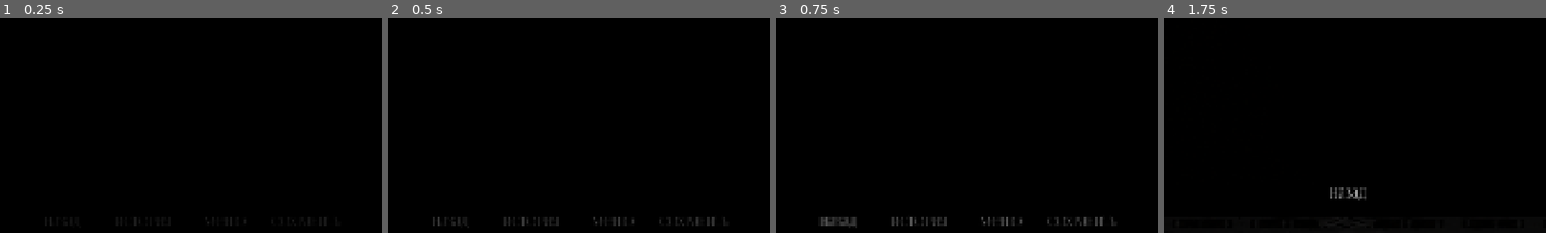
Above: before the commit, frames 1-4 (left to right).
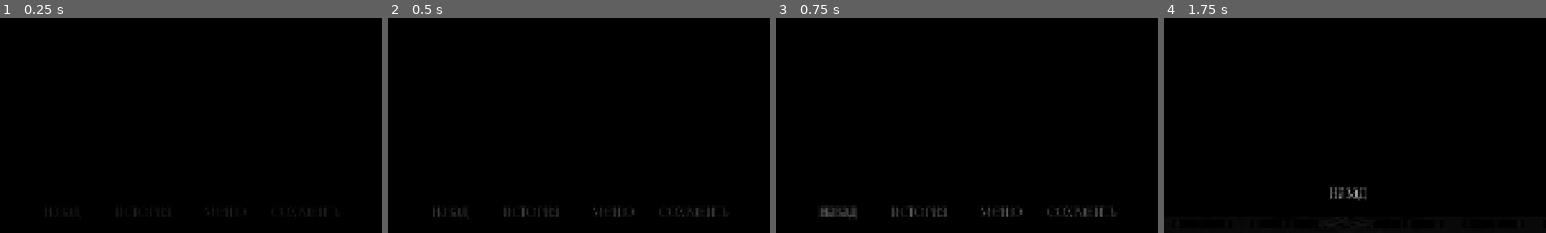
Above: after the commit, the same moments.

Repository: RolicsVin/vow
Game: Godot game, scene res://scenes/test.tscn
The game is run twice, just before and just after one commit, with the same random seed, the same clock (stepped at 60 frames per second) and the same inputs. This scene is started directly instead of the project's main scene.
Inputs:
- Up to frame 1 (0.25 s): no input
- Up to frame 2 (0.5 s): no input
- Up to frame 3 (0.75 s): click "Назад" at 0.5 s
- Up to frame 4 (1.75 s): click "История" at 1.25 s
The pictures show only the part of the screen within x 26-76%, y 50-100%; the shares and areas given below are measured in that part.

The runs differ from the first frame. In frame 1, 0.2% of the frame differs, in the area x 13-86%, y 88-97%; in frame 2, 1.3%; in frame 3, 2.0%, in the area x 11-89%, y 87-98%; in frame 4, nothing differs.
Error before the commit: Parse Error: Not all code paths return a value. (res://godo_visual_novel/core/classes/chat.gd:222)

Commit message:
Сохранить исходные публичные сигнатуры классов

Diff:
--- a/godo_visual_novel/core/classes/chat.gd
+++ b/godo_visual_novel/core/classes/chat.gd
@@ -168,7 +168,7 @@
 	_start_dialog(get_linear_dialog(dialog_name), idx, true)
 
 
-func load_linear_dialog_in_libriary(linear_dialog: LinearDialog) -> void:
+func load_linear_dialog_in_libriary(linear_dialog: LinearDialog):
 	if not linear_dialog:
 		push_warning('[Chat] Не удалось добавить диалог: ресурс LinearDialog отсутствует')
 		return
@@ -219,7 +219,7 @@
 	return dialog_tree
 
 
-func get_linear_dialog(dialog_name: String) -> LinearDialog:
+func get_linear_dialog(dialog_name: String):
 	for linear_dialog in dialog_tree:
 		if not linear_dialog:
 			continue
@@ -431,7 +431,7 @@
 		timer.stop()
 
 
-func set_replica(replica: Replica) -> void:
+func set_replica(replica: Replica):
 	if not replica:
 		push_warning('[Chat] Не удалось установить реплику: ресурс Replica отсутствует')
 		return
